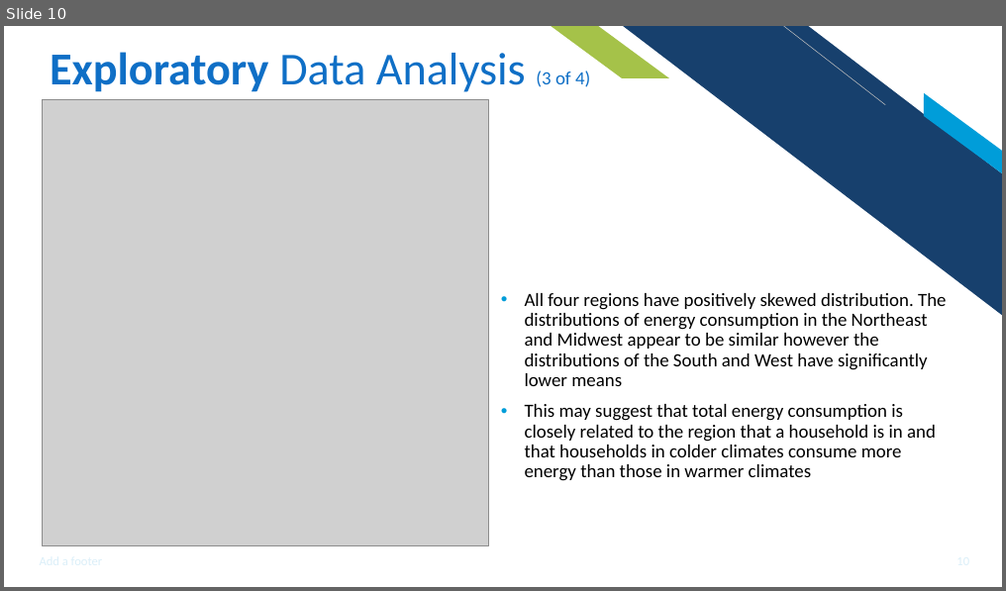
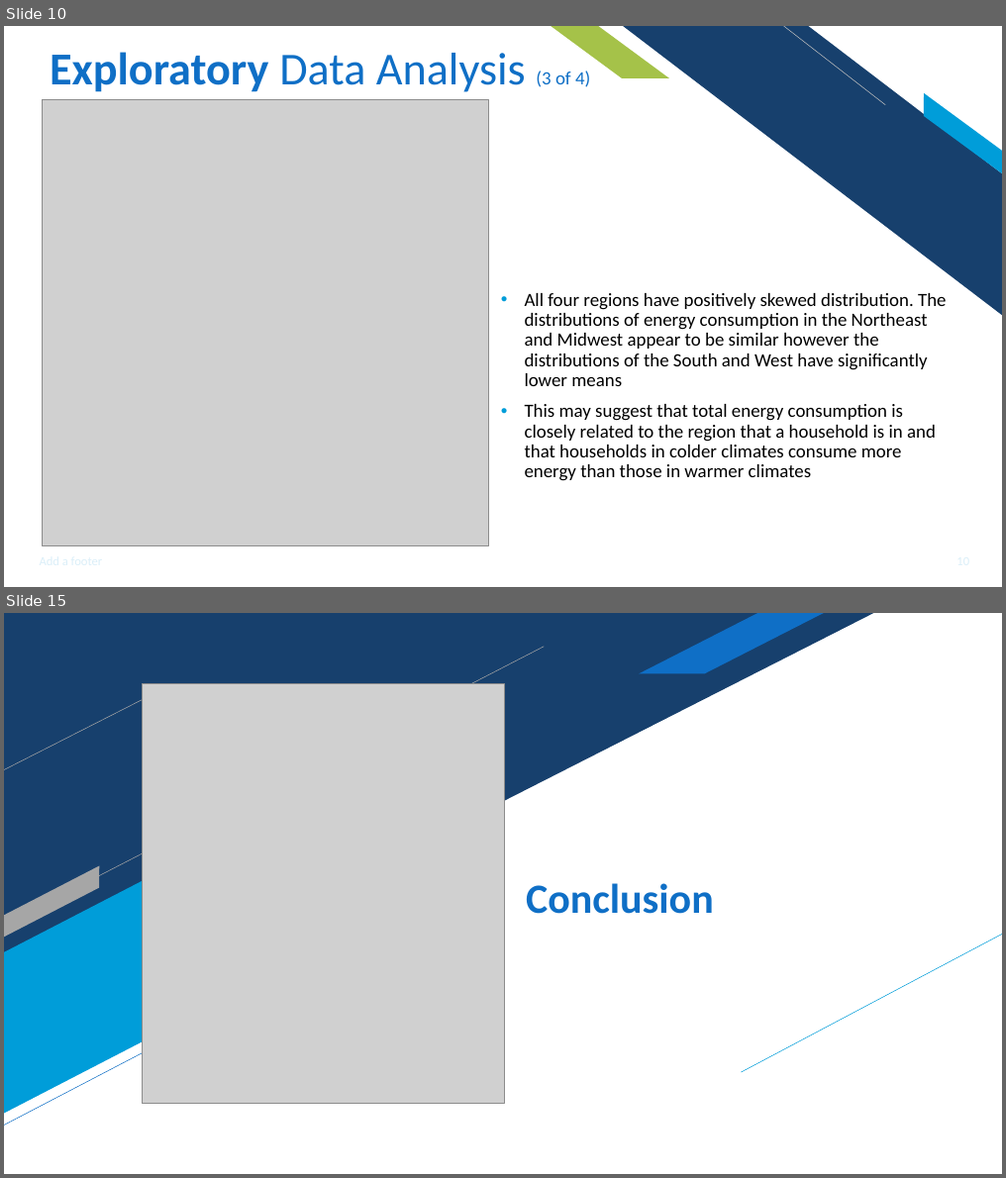
Before and after one commit to ishareef7/Springboard, a slide deck: Capstone1/Capstone1_Reports/Capstone1_Presentation.pptx. Shown one above the other, each under a label of ours: slide 10 before the commit, slides 10 and 15 after it; the slides between them are not shown. The pictures are 1006x591 and 1006x1178 pixels, drawn with LibreOffice and Linux fonts; fonts in the diff are those of the drawing; grey boxes stand for pictures. Boxes give left, top, right and bottom in pixels: in the first picture for what was removed or moved away, otherwise in the second. Text is boxed around its words. In the diff, an @@ line names an element or a change of style, - is before the commit and + after.

```diff
--- a/Capstone1/Capstone1_Reports/Capstone1_Presentation.pptx
+++ b/Capstone1/Capstone1_Reports/Capstone1_Presentation.pptx
@@ slide 15 added at box(4, 613, 1002, 1174), background #FFFFFF @@
@@ right triangle added at box(4, 613, 874, 1056), fill #17406D @@
@@ parallelogram added at box(639, 613, 824, 673), fill #0F6FC6 @@
@@ line added from (4, 925) to (544, 647), #A6A6A6 0.5 pt @@
@@ line added from (4, 770) to (150, 695), #A6A6A6 0.5 pt @@
@@ picture added at box(142, 683, 504, 1104) @@
@@ parallelogram added at box(4, 842, 283, 1114), fill #009DD9 @@
@@ parallelogram added at box(4, 866, 108, 938), fill #A6A6A6 @@
@@ title added at box(526, 883, 714, 914), 40 pt, text #0F6FC6, bold @@
+Conclusion
@@ line added from (742, 1072) to (1002, 934), #009DD9 0.5 pt @@
@@ line added from (4, 1126) to (159, 1045), #0F6FC6 0.5 pt @@
```
Also in this commit, not shown: 5 other slides added, 5 slides removed, 21 other files.
